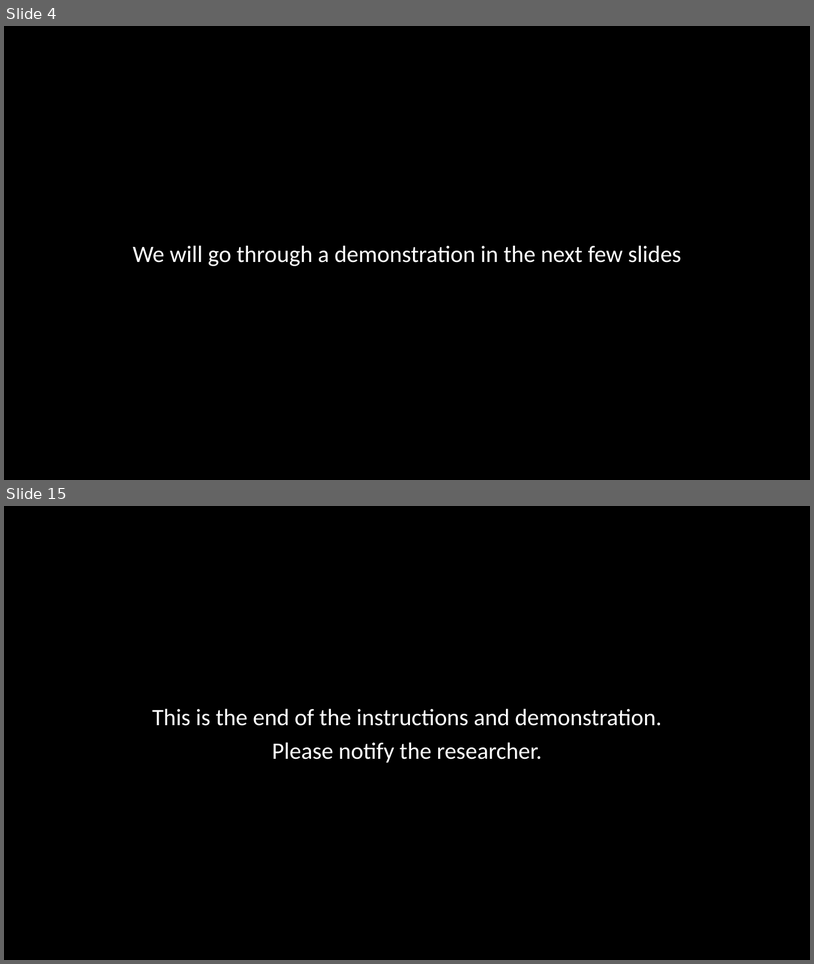
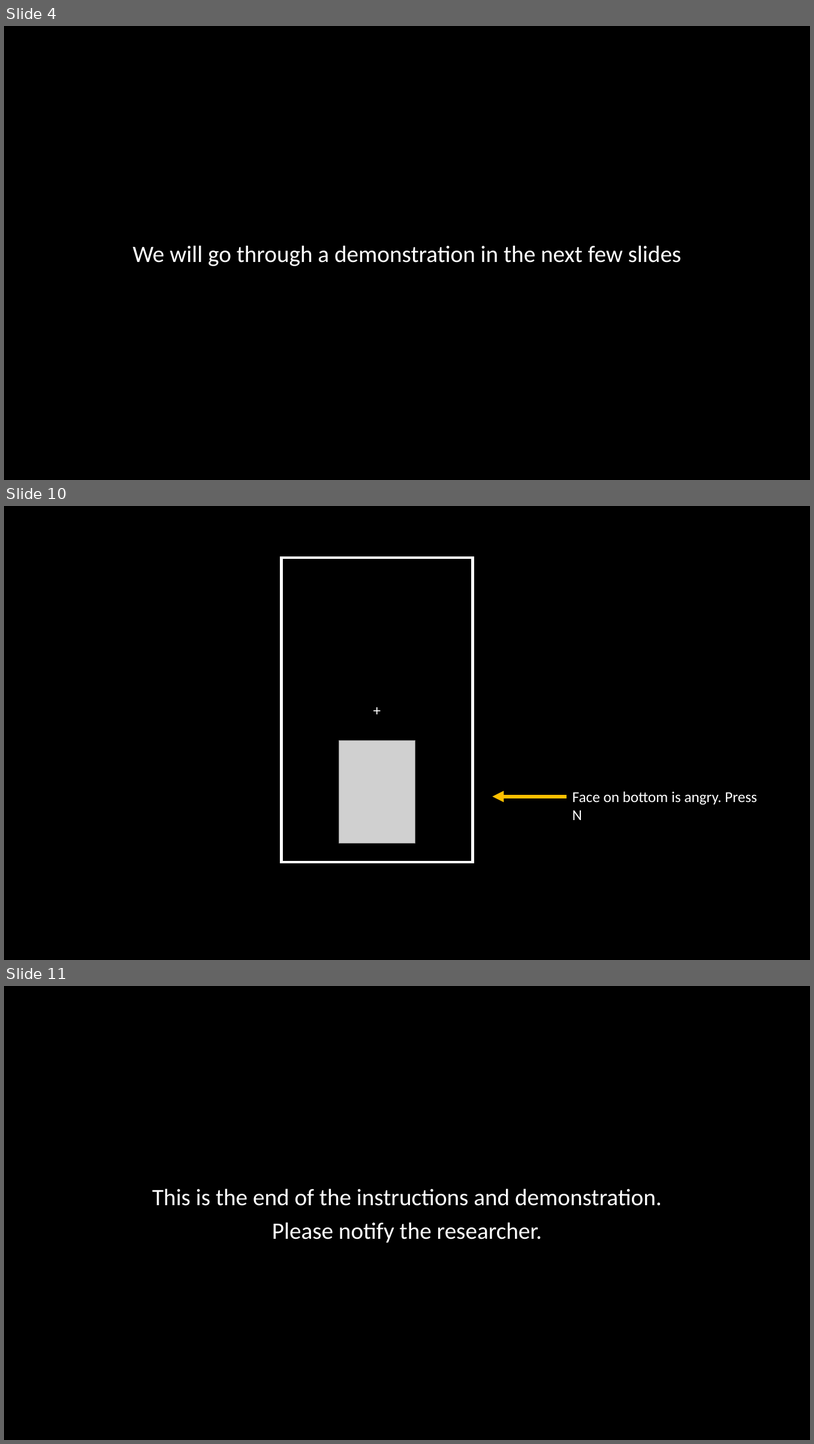
Before and after one commit to winsonfzyang/mindfulness_flexibility, a slide deck: instructions/affflex.pptx. Shown one above the other, each under a label of ours: slides 4 and 15 before the commit, slides 4, 10 and 11 after it; the slides between them are not shown. The pictures are 814x964 and 814x1444 pixels, drawn with LibreOffice and Linux fonts; fonts in the diff are those of the drawing; grey boxes stand for pictures. Boxes give left, top, right and bottom in pixels: in the first picture for what was removed or moved away, otherwise in the second. Text is boxed around its words. In the diff, an @@ line names an element or a change of style, - is before the commit and + after.

```diff
--- a/instructions/affflex.pptx
+++ b/instructions/affflex.pptx
@@ slide 10 added at [4,506,810,960], background #000000 @@
@@ rectangle added at [282,558,473,862], fill #000000, outline #FFFFFF 3 pt, 18 pt, text #FFFFFF @@
++
@@ picture added at [339,740,416,843] @@
@@ text added at [573,791,758,820], 18 pt, text #FFFFFF @@
+Face on bottom is angry. Press N
@@ arrow added from (567, 796) to (493, 796), #FFC000 4.5 pt @@
@@ what was slide 15 is now slide 11 @@
```
Also in this commit, not shown: 2 slides changed, 5 other slides added, 10 slides removed, 1 other file.
